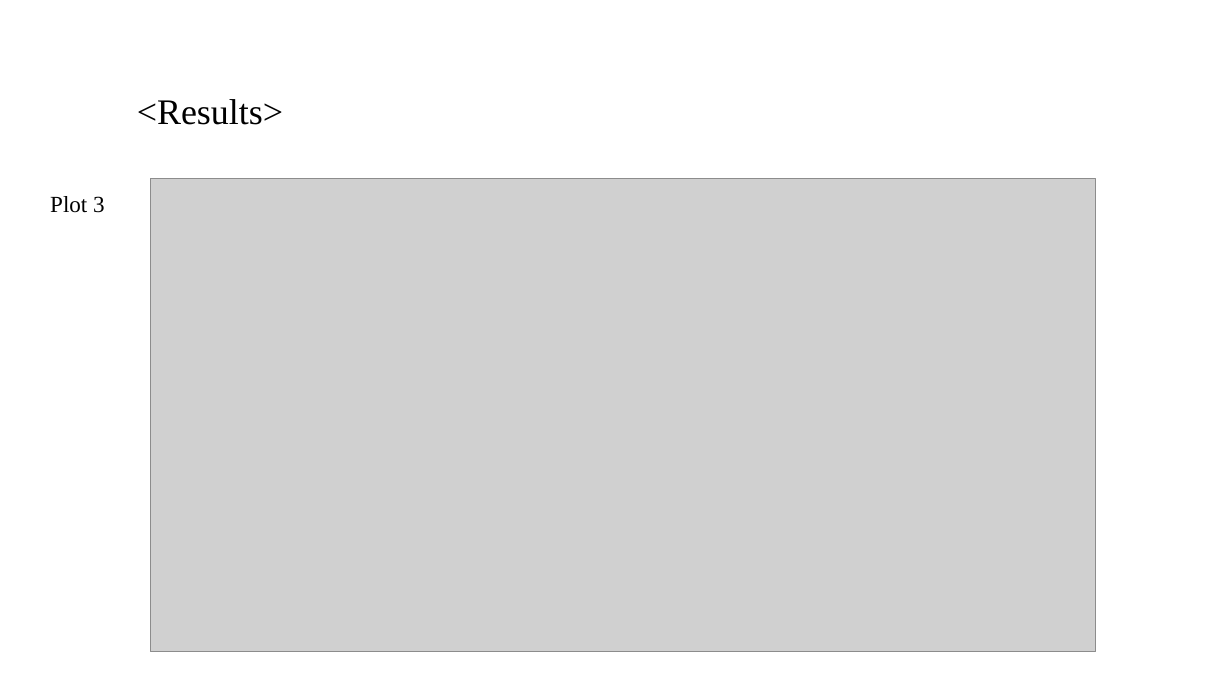
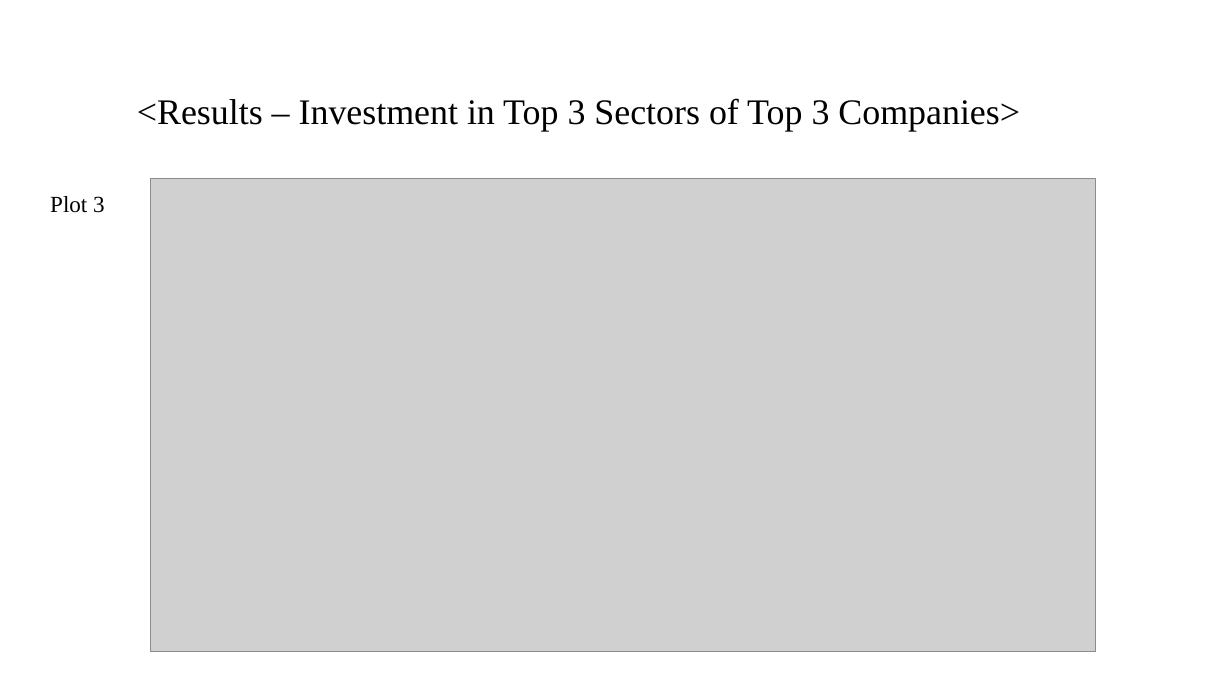
Before and after one commit to hsatam/AI_ML, a slide deck: slide 9 of Spark Funds Presentation.pptx. Drawn at 1232x693 pixels with LibreOffice and Linux fonts; fonts in the diff are those of the drawing; grey boxes stand for pictures; background and template pictures are left out. Boxes give left, top, right and bottom in pixels: in the first picture for what was removed or moved away, otherwise in the second. Text is boxed around its words. In the diff, an @@ line names an element or a change of style, - is before the commit and + after.

```diff
--- a/Spark Funds Presentation.pptx
+++ b/Spark Funds Presentation.pptx
@@ title at box(137, 98, 1020, 132): text changed @@
-<Results>
+<Results – Investment in Top 3 Sectors of Top 3 Companies>
```
Also in this commit, not shown: 4 other slides changed, 2 other files.
